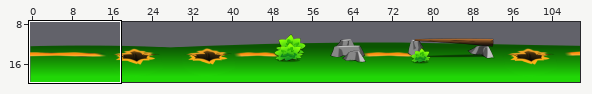
An edit to a level. Tiled map, CCC_physics/CCC_physics/mainMazeRam.tmx. The picture above shows the old version from afar; the outline marks the close-up.
Close-up. The starting point:
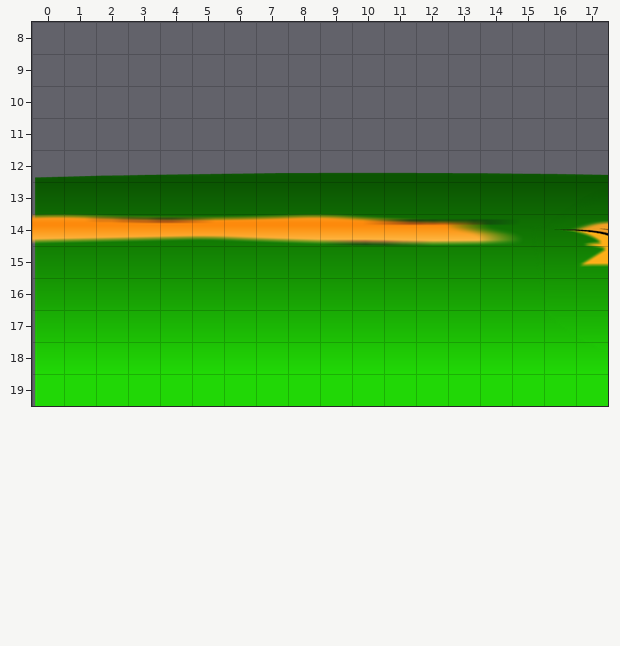
Cells are 32x32 px. Shown: x 0..17, y 8..19. The commit also changed other parts of the map, which this record leaves out.
Now the later version:
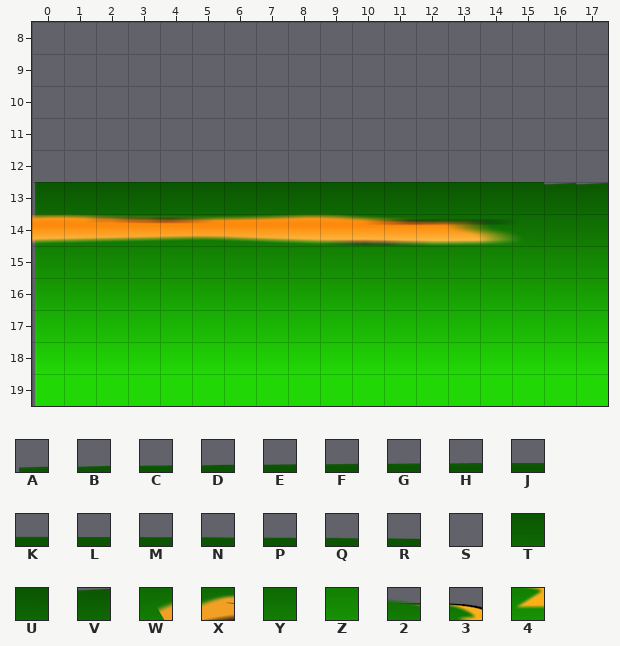
Key: from "Back Graphics-KL 1": A 375, B 376, C 377, D 378, E 379, F 380, G 381, H 382, J 383, K 384, L 387, M 388, N 389, P 390, Q 391, R 392, S 403, T 514, U 515, V 526, W 637, X 638, Y 648, Z 745; from "Fore graphics-KL 1": 2 615, 3 616, 4 735.
_ is an empty cell, # one hidden under a higher layer, . an unchanged one.
What changed:
--- layer "back"
@@ x 0..17 @@
-12 ABCDEFGHJKKKLMNPQR
-13 ................TU
-14 ................WX
-15 .................#
+12 ________________SS
+13 ................VV
+14 ................YY
+15 .................Z
--- layer "fore"
@@ x 16..17 @@
-14 23
-15 .4
+14 __
+15 ._
